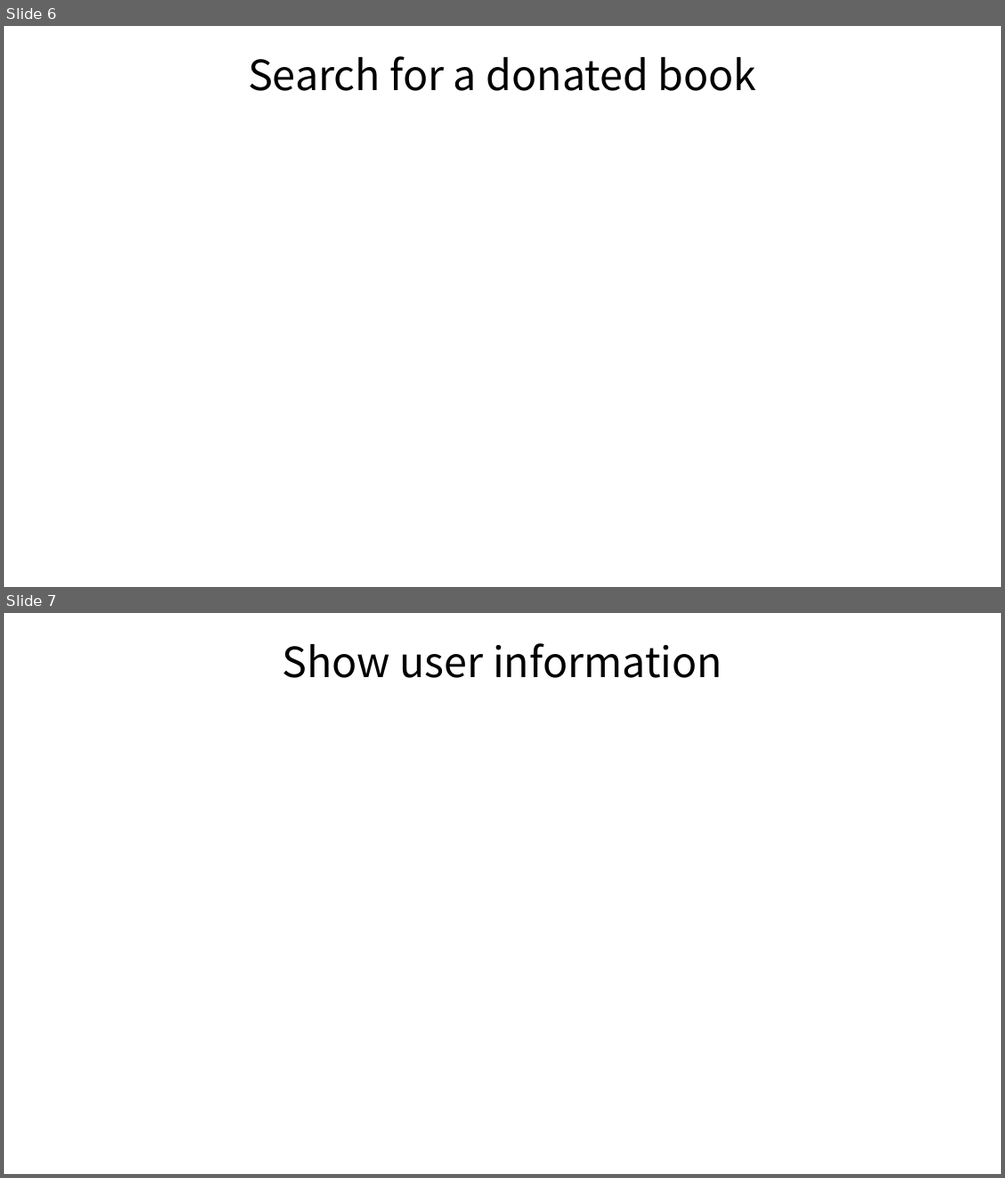
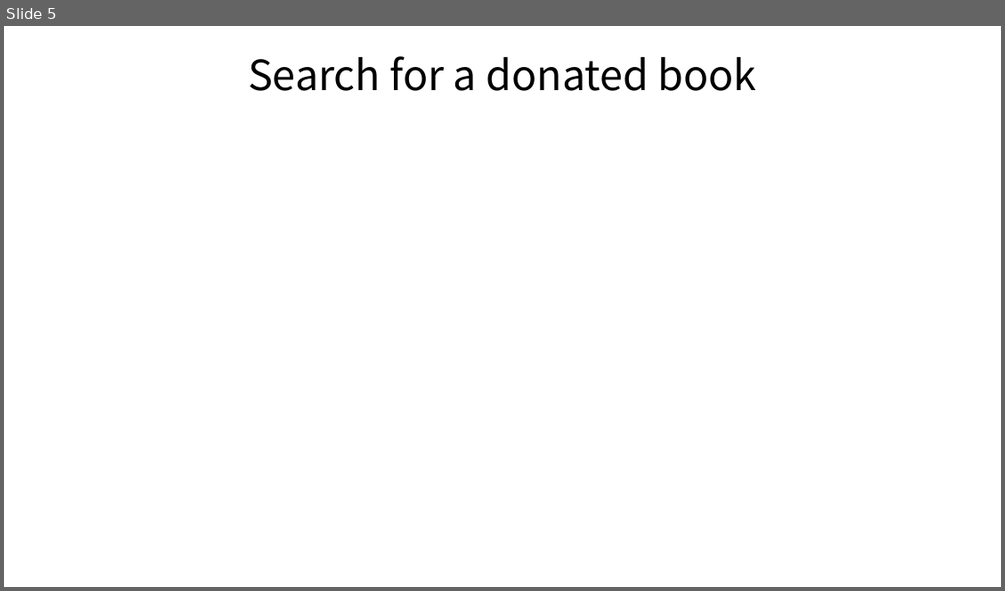
Before and after one commit to thcui/book-exchange, a slide deck: presentation-book-exchange.pptx. Shown one above the other, each under a label of ours: slides 6 and 7 before the commit, slide 5 after it. The pictures are 1005x1178 and 1005x591 pixels, drawn with LibreOffice and Linux fonts; fonts in the diff are those of the drawing. Boxes give left, top, right and bottom in pixels: in the first picture for what was removed or moved away, otherwise in the second. Text is boxed around its words. In the diff, an @@ line names an element or a change of style, - is before the commit and + after.

```diff
--- a/presentation-book-exchange.pptx
+++ b/presentation-book-exchange.pptx
@@ slide 7 removed at <box>4,613,1001,1174</box>, background #FFFFFF @@
@@ title removed at <box>283,643,722,678</box> @@
-Show user information
@@ what was slide 6 is now slide 5 @@
```
Also in this commit, not shown: 2 slides changed, 1 slide added, 1 other slide removed.
